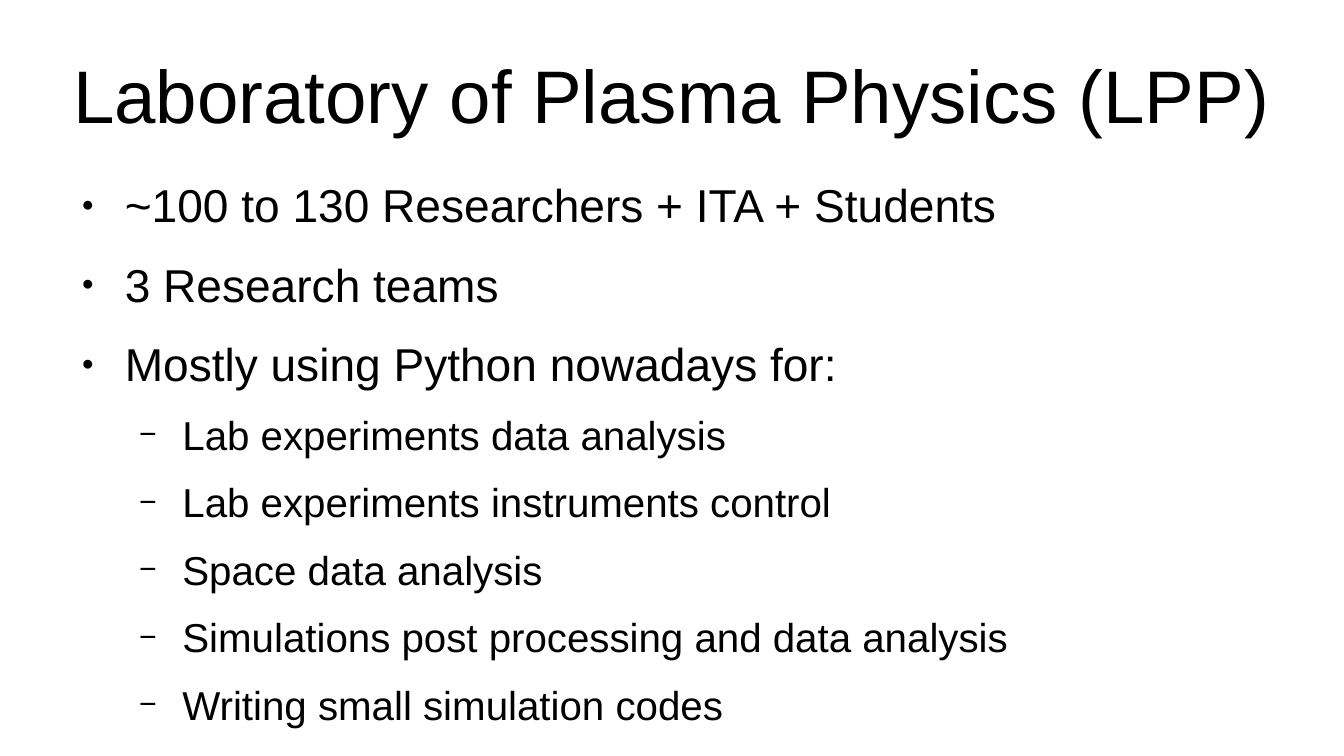
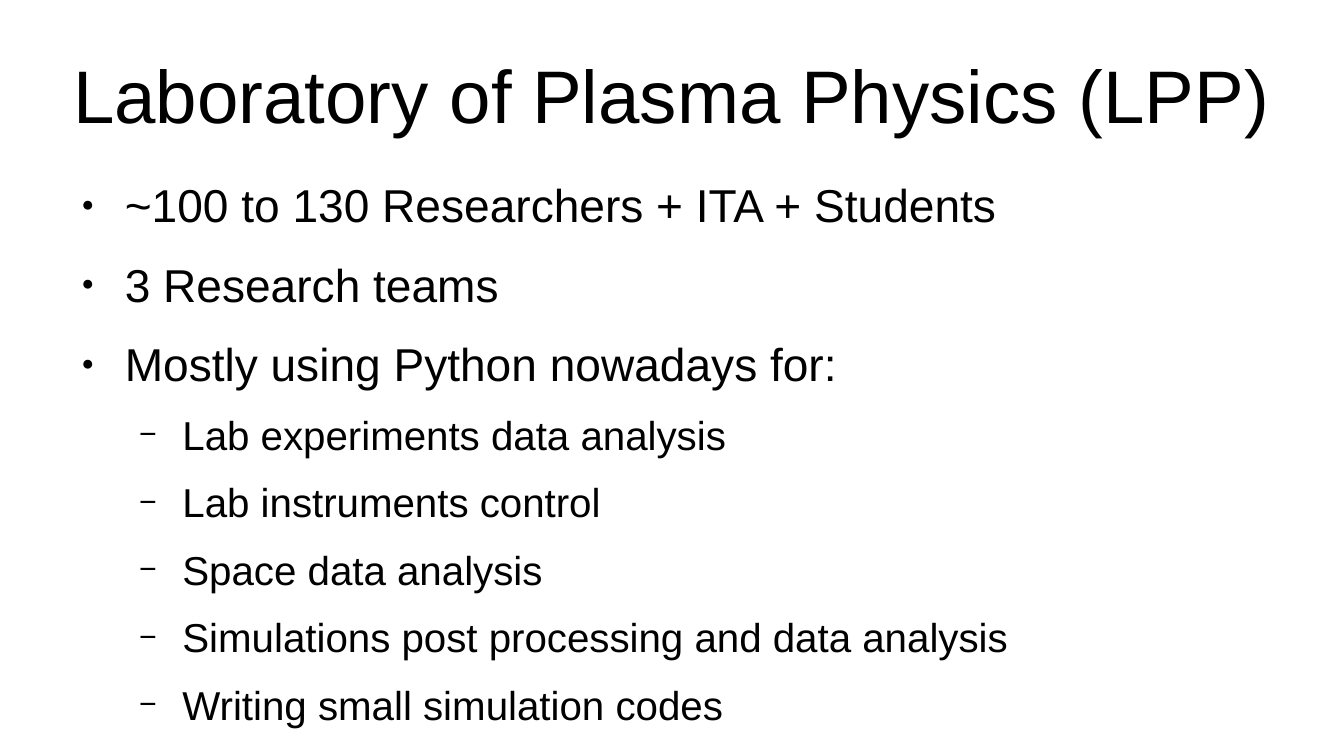
Before and after one commit to jeandet/PICo_Jupyter, a slide deck: slide 3 of PICoJupyter14042022Jeandet.odp. Drawn at 1344x756 pixels with LibreOffice and Linux fonts; fonts in the diff are those of the drawing. Boxes give left, top, right and bottom in pixels: in the first picture for what was removed or moved away, otherwise in the second. Text is boxed around its words. In the diff, an @@ line names an element or a change of style, - is before the commit and + after.

```diff
--- a/PICoJupyter14042022Jeandet.odp
+++ b/PICoJupyter14042022Jeandet.odp
@@ text at <box>182,487,601,518</box>: text changed @@
-  − Lab experiments instruments control
+  − Lab instruments control
```
Also in this commit, not shown: 6 other slides changed, 7 slides added.
